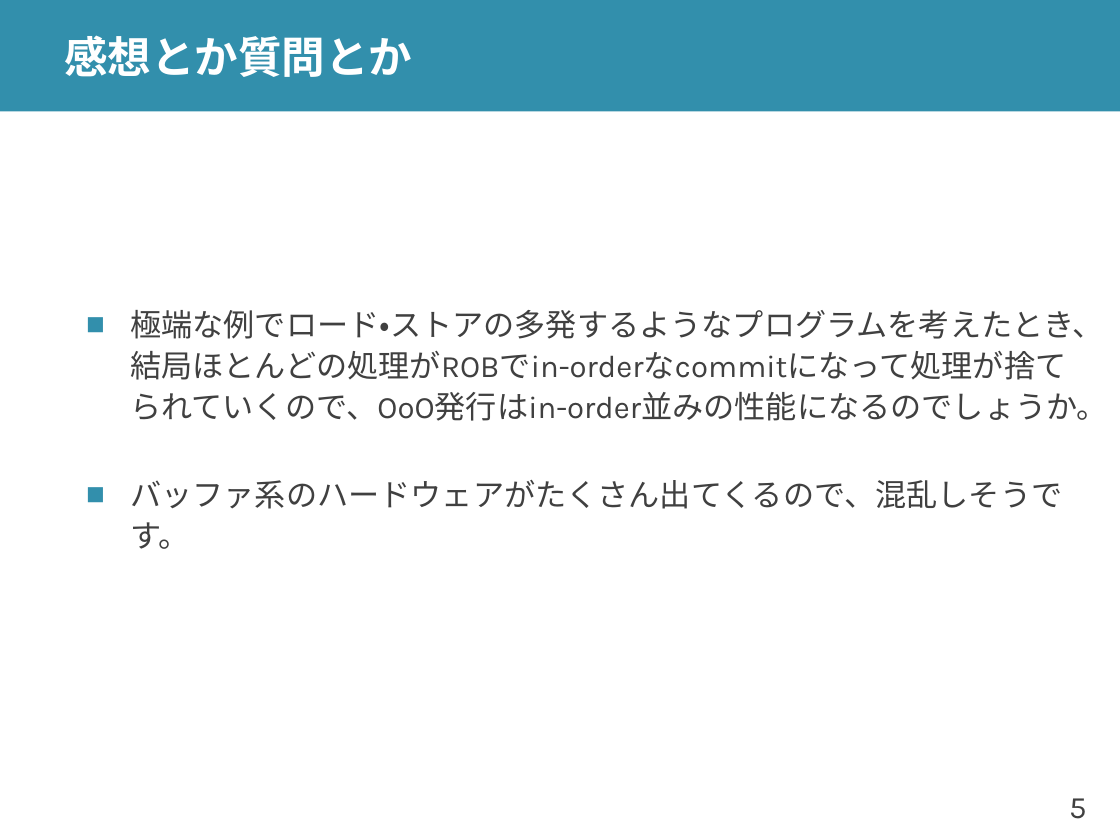
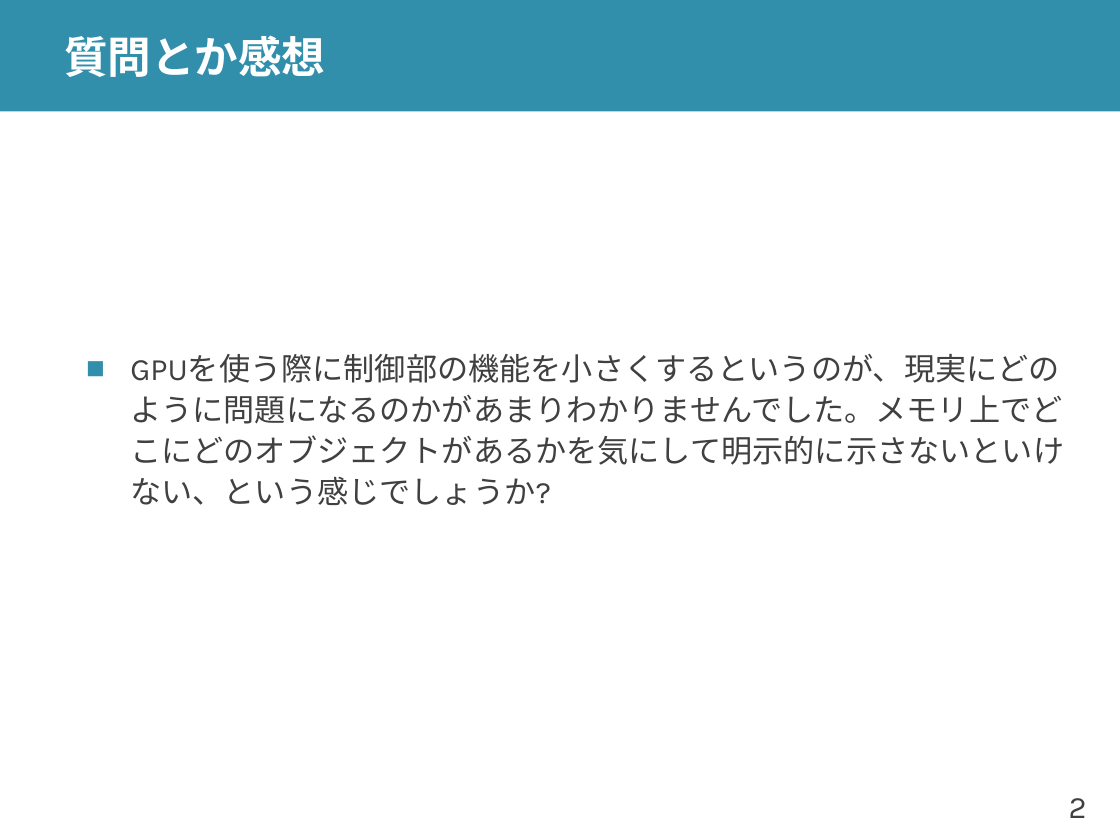
Before and after one commit to shioyadan/advanced-computer-organization, a slide deck: slide 2 of aco-shioya-12.pptx (slide 5 before the commit). Drawn at 1120x840 pixels with LibreOffice and Linux fonts; fonts in the diff are those of the drawing. Boxes give left, top, right and bottom in pixels: in the first picture for what was removed or moved away, otherwise in the second. Text is boxed around its words. In the diff, an @@ line names an element or a change of style, - is before the commit and + after.

```diff
--- a/aco-shioya-12.pptx
+++ b/aco-shioya-12.pptx
@@ title at <box>64,35,325,77</box>: text changed @@
-感想とか質問とか
+質問とか感想
@@ text at <box>130,354,1064,505</box>: text changed @@
-■ 極端な例でロード・ストアの多発するようなプログラムを考えたとき、結局ほとんどの処理がROBでin-orderなcommitになって処理が捨てられていくので、OoO発行はin-order並みの性能になるのでしょうか。
-■ バッファ系のハードウェアがたくさん出てくるので、混乱しそうです。
+■ GPUを使う際に制御部の機能を小さくするというのが、現実にどのように問題になるのかがあまりわかりませんでした。メモリ上でどこにどのオブジェクトがあるかを気にして明示的に示さないといけない、という感じでしょうか?
@@ page number at <box>1069,798,1087,818</box>: text changed @@
-5
+2
```
Also in this commit, not shown: 10 other slides changed, 14 slides added, 1 slide removed, 2 other files.
